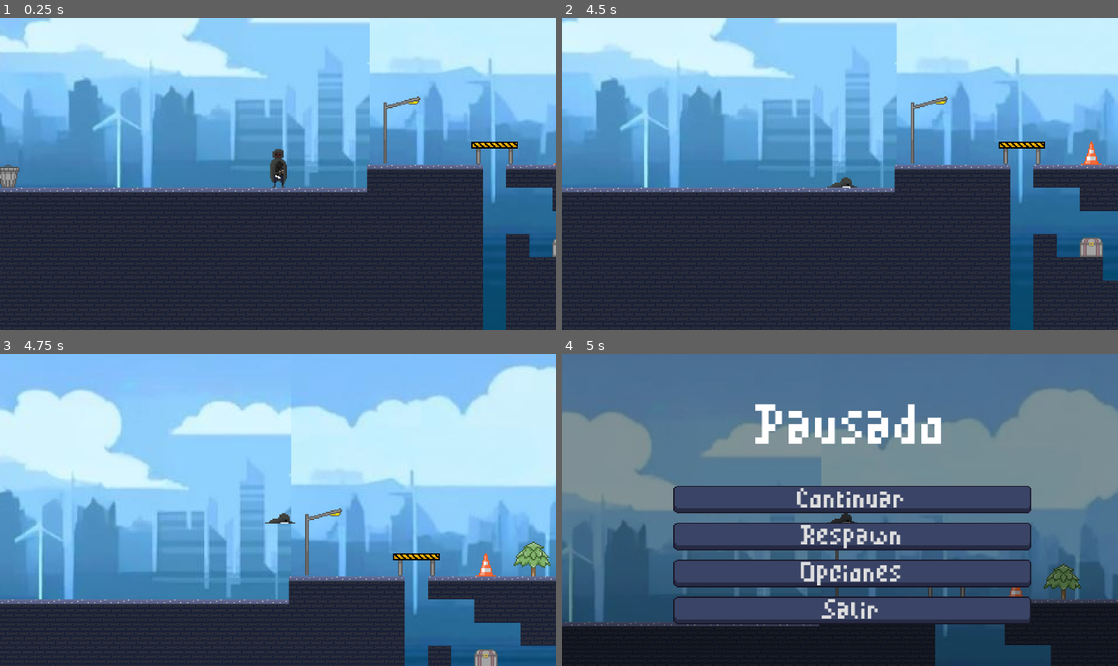
Above: before the commit, frames 1-4 (two rows, left to right).
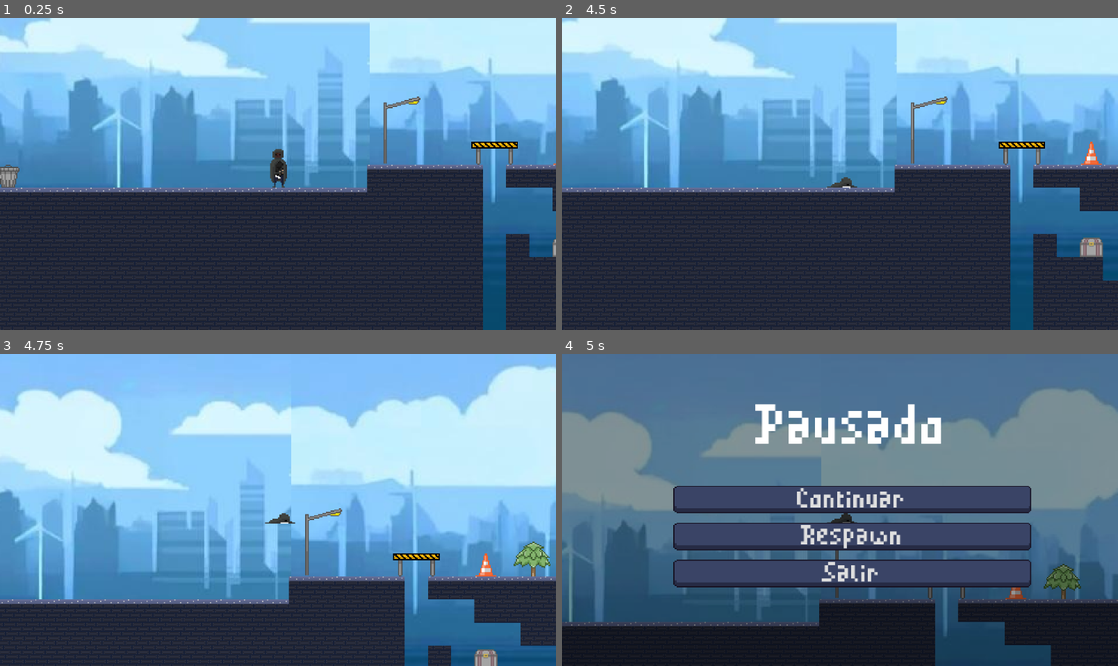
Above: after the commit, the same moments.

Repository: JuMad-SE/UNALVentura
Game: Godot game, scene res://Scenes/level_1.tscn
Two runs of this game, one before a commit and one after it. Both use one fixed random seed, a clock stepped at 60 frames per second and the inputs below. This scene is started directly instead of the project's main scene. Sound files missing from this copy of the repository are replaced by a short silence.
Inputs:
- Up to frame 1 (0.25 s): no input
- Up to frame 2 (4.5 s): tap Enter at 0.5, 4.25 s; hold Right (move_right) 0.53-2.03 s; tap Z (attack) at 0.6, 1.35, 2.1, 2.85, 4.35 s; tap Space (jump) at 0.77, 1.52, 2.75, 3.02 s; hold Left (move_left) 2.03-2.78 s; hold Right (move_right) 2.78-3.5 s; click "Respawn" at 3.5 s; hold Right (move_right) from 4.28 s (still down)
- Up to frame 3 (4.75 s): keep holding Right (move_right); tap Space (jump) at 4.52 s
- Up to frame 4 (5 s): keep holding Right (move_right); tap Escape (pause) at 4.9 s

Frames 1-3 are identical in both runs. In frame 4, 4.9% of the frame differs, in the area x 20-85%, y 66-87%.

Commit message:
Termina menú de pausa

Diff:
--- a/Scenes/menu.tscn
+++ b/Scenes/menu.tscn
@@ -73,6 +73,7 @@
 "
 
 [node name="Label" type="Label" parent="."]
+layout_mode = 0
 offset_left = 71.0
 offset_top = 36.0
 offset_right = 429.0
--- a/Scenes/pauseMenu.tscn
+++ b/Scenes/pauseMenu.tscn
@@ -1,6 +1,6 @@
 [gd_scene load_steps=5 format=3 uid="uid://b3yvd5m3fknb6"]
 
-[ext_resource type="Script" uid="uid://c01dtjr0rsorg" path="res://Scenes/pause_menu.gd" id="1_15pn7"]
+[ext_resource type="Script" uid="uid://c01dtjr0rsorg" path="res://pause_menu.gd" id="1_15pn7"]
 [ext_resource type="Theme" uid="uid://3tx6l7m0r8ph" path="res://resources/default.tres" id="3_bog3y"]
 [ext_resource type="FontFile" uid="uid://cypg460wvilq0" path="res://sprites/fonts/MinimalPixel v2.ttf" id="4_1gc43"]
 
@@ -66,13 +66,6 @@
 theme_override_font_sizes/font_size = 20
 text = "Respawn"
 
-[node name="Opciones" type="Button" parent="Botones"]
-layout_mode = 2
-theme = ExtResource("3_bog3y")
-theme_override_constants/h_separation = 4
-theme_override_font_sizes/font_size = 20
-text = "Opciones"
-
 [node name="Salir" type="Button" parent="Botones"]
 layout_mode = 2
 theme = ExtResource("3_bog3y")
--- /dev/null
+++ b/Scenes/pauseOptions.tscn
@@ -0,0 +1,74 @@
+[gd_scene load_steps=5 format=3 uid="uid://kfwa776hrf8"]
+
+[ext_resource type="FontFile" uid="uid://cypg460wvilq0" path="res://sprites/fonts/MinimalPixel v2.ttf" id="2_254t0"]
+[ext_resource type="Theme" uid="uid://3tx6l7m0r8ph" path="res://resources/default.tres" id="3_0ybxc"]
+
+[sub_resource type="LabelSettings" id="LabelSettings_shfa6"]
+font = ExtResource("2_254t0")
+font_size = 40
+
+[sub_resource type="LabelSettings" id="LabelSettings_6ifkf"]
+font = ExtResource("2_254t0")
+font_size = 20
+
+[node name="PauseOptions" type="CanvasLayer"]
+process_mode = 3
+
+[node name="ColorRect" type="ColorRect" parent="."]
+anchors_preset = 15
+anchor_right = 1.0
+anchor_bottom = 1.0
+grow_horizontal = 2
+grow_vertical = 2
+color = Color(0, 0, 0, 0.411765)
+
+[node name="Label" type="Label" parent="."]
+anchors_preset = -1
+anchor_left = 0.5
+anchor_top = 0.207
+anchor_right = 0.5
+anchor_bottom = 0.207
+offset_left = -73.0
+offset_top = -11.89
+offset_right = 93.0
+offset_bottom = 28.11
+grow_horizontal = 2
+text = "Pausado"
+label_settings = SubResource("LabelSettings_shfa6")
+horizontal_alignment = 1
+
+[node name="Botones" type="VBoxContainer" parent="."]
+anchors_preset = -1
+anchor_left = 0.526
+anchor_top = 0.711
+anchor_right = 0.526
+anchor_bottom = 0.711
+offset_left = -154.48
+offset_top = -61.97
+offset_right = 154.52
+offset_bottom = 62.03
+grow_horizontal = 2
+grow_vertical = 2
+theme_override_constants/separation = 8
+
+[node name="HSlider" type="HSlider" parent="Botones"]
+layout_mode = 2
+
+[node name="Atras" type="Button" parent="Botones"]
+layout_mode = 2
+theme = ExtResource("3_0ybxc")
+theme_override_constants/h_separation = 4
+theme_override_font_sizes/font_size = 20
+text = "Atras
+"
+
+[node name="Musica" type="Label" parent="."]
+offset_left = 177.0
+offset_top = 103.0
+offset_right = 305.0
+offset_bottom = 126.0
+text = "Musica"
+label_settings = SubResource("LabelSettings_6ifkf")
+horizontal_alignment = 1
+
+[connection signal="pressed" from="Botones/Atras" to="." method="_on_salir_pressed"]
--- /dev/null
+++ b/scripts/options_pause.gd
@@ -0,0 +1 @@
+extends Control
Not shown: 1 places in Scenes/deathUI.tscn that only renumber resources
Not shown: 1 places in Scenes/level_1.tscn that only renumber resources
Not shown: 1 places in Scenes/level_end.tscn that only renumber resources
Not shown: 1 places in Scenes/menu.tscn that only renumber resources
Renamed: Scenes/pause_menu.gd -> pause_menu.gd
Renamed: Scenes/pause_menu.gd.uid -> pause_menu.gd.uid
Not shown, added: scripts/options_pause.gd.uid
